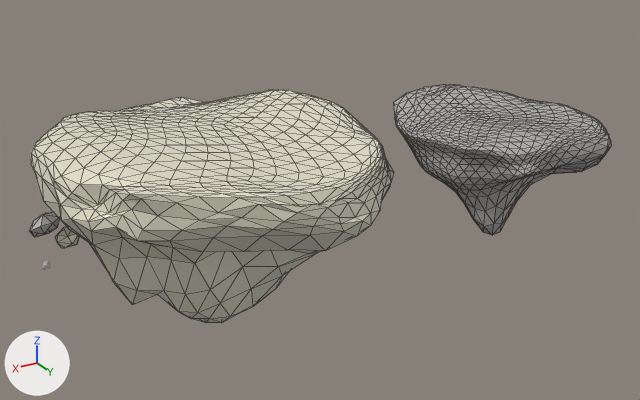
A saved change to the FBX model Assets/Models/Levels/PlanetC/planetC.fbx.
Before and after are seen from a 50 mm camera at (88.3, 203.9, 81.5) aimed at (-25.3, 14.7, -13.2). The lights are fixed; the arrows at lower left show +X, +Y and +Z. Mesh edges are drawn as thin lines on the coarser meshes.

Objects in the first picture: 'mass1', 'mass2'.
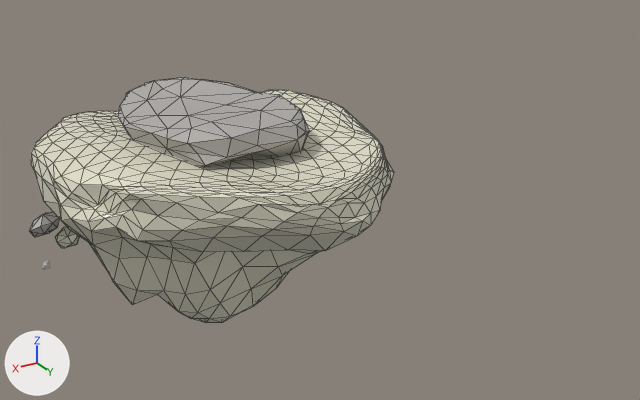
Location of each change, [x1, y1, x2, y2] in pixels of the pictures (640 x 400 px):
'mass2', reshaped
    before: [393, 84, 611, 235]
    after: [118, 77, 310, 167]
part 1 of me_icosphere_002, deleted
    before: [393, 84, 611, 235]
part 2 of me_icosphere_002, added
    after: [118, 77, 310, 167]

The edits, one by one:
me_icosphere_002 is used by ob_mass2; location (0.0, 0.0, 0.0).
me_icosphere_002 had 642 vertices, 1280 faces and spanned x -78.1..-36.6, y 19.4..71.1, z -15.7..16.5.
me_icosphere_002 now has 103 vertices, 202 faces and spans x -20.9..21.0, y -26.2..26.2, z -15.3..16.2.
me_icosphere_002 part 1: 642 vertices removed from x -78.1..-36.6, y 19.4..71.1, z -15.7..16.5.
me_icosphere_002 part 2: 103 vertices added at x -20.9..21.0, y -26.2..26.2, z -15.3..16.2.
